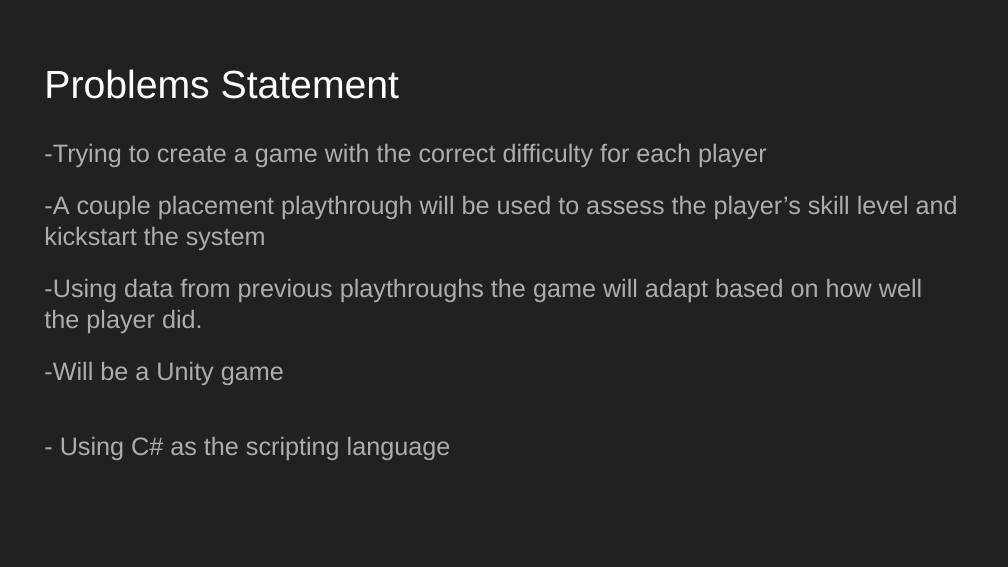
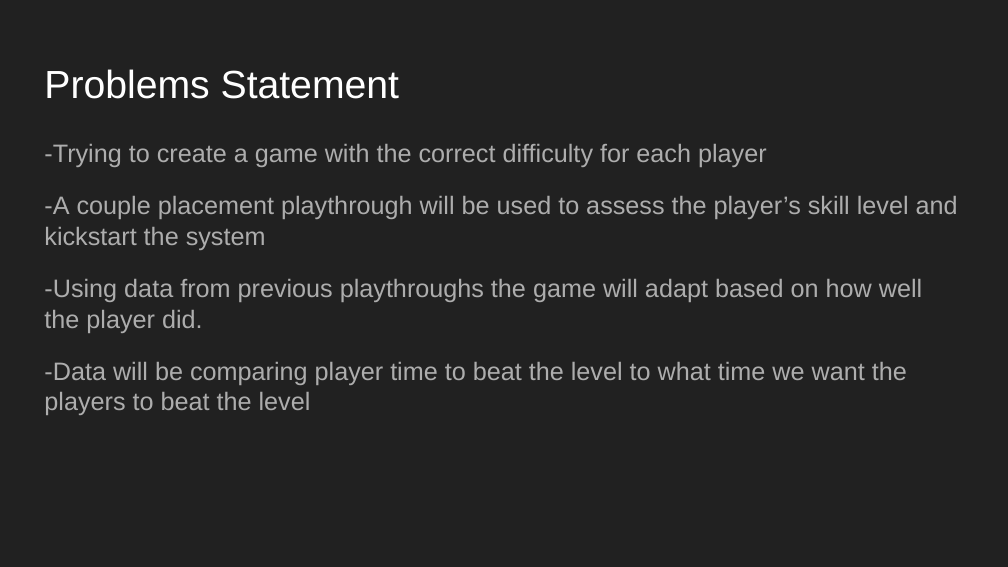
Before and after one commit to kko3/AdaptiveDifficulty, a slide deck: slide 2 of Ai Final persentation.pptx. Drawn at 1008x567 pixels with LibreOffice and Linux fonts; fonts in the diff are those of the drawing. Boxes give left, top, right and bottom in pixels: in the first picture for what was removed or moved away, otherwise in the second. Text is boxed around its words. In the diff, an @@ line names an element or a change of style, - is before the commit and + after.

Commit message:
added to problem statement

```diff
--- a/Ai Final persentation.pptx
+++ b/Ai Final persentation.pptx
@@ text at box(44, 362, 907, 415): text changed @@
--Will be a Unity game
-- Using C# as the scripting language
+-Data will be comparing player time to beat the level to what time we want the players to beat the level
```
Also in this commit, not shown: 1 slide added.
